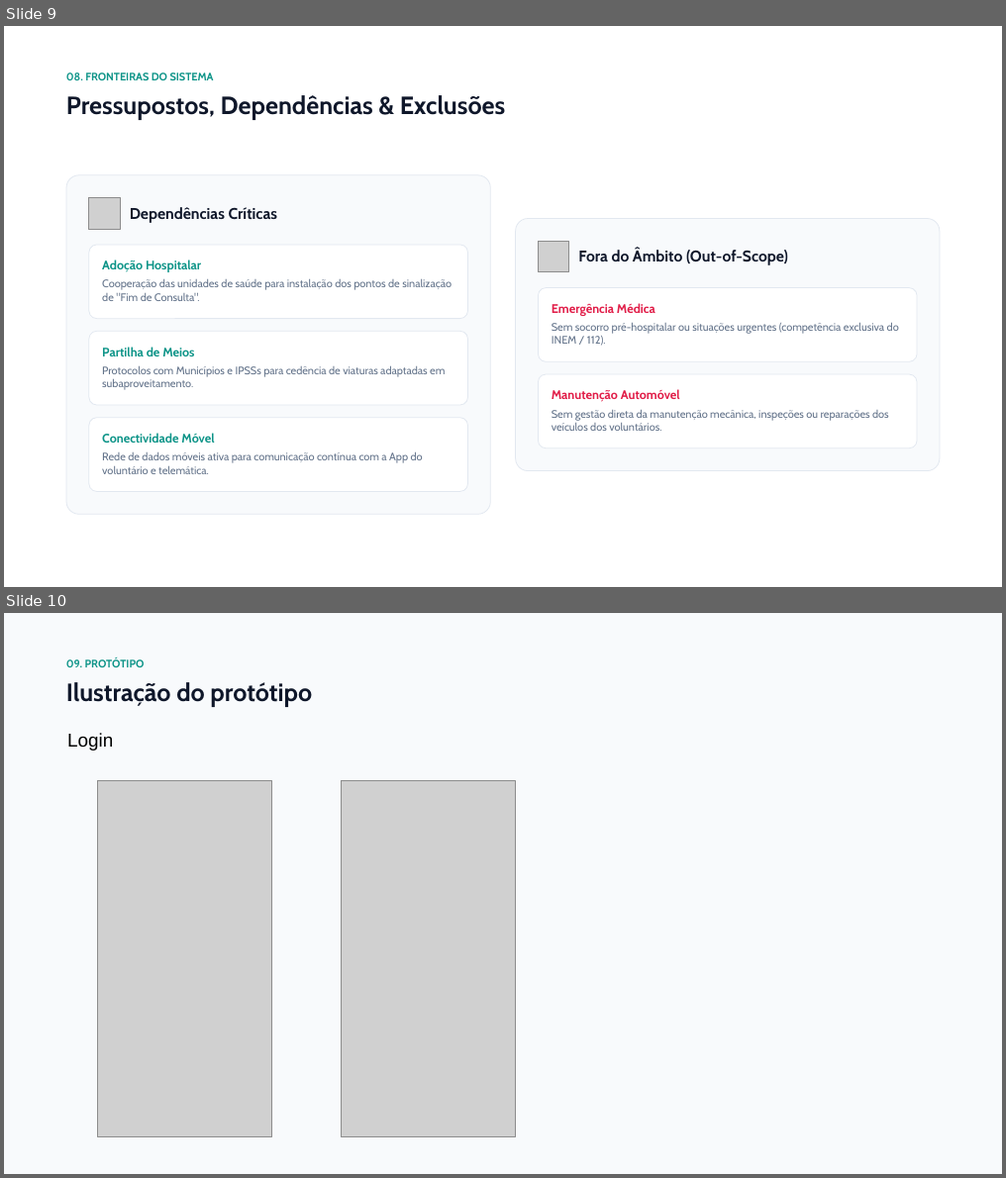
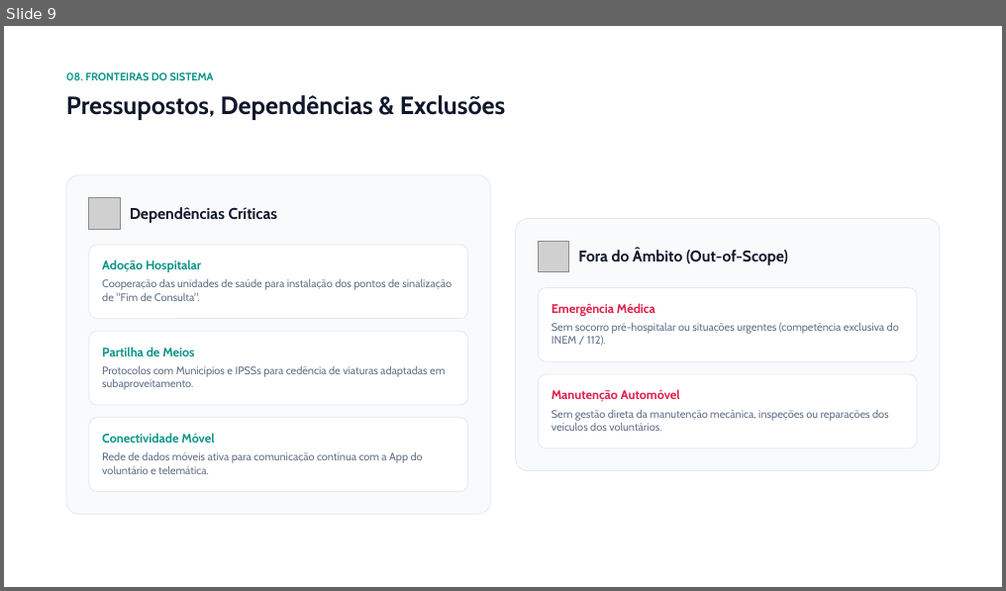
Before and after one commit to ines-vc/AS---Mobilidade-assistida-por-voluntarios-para-consultas, a slide deck: Slides/MobiAssiste - Apresentação Pitch.odp. Shown one above the other, each under a label of ours: slides 9 and 10 before the commit, slide 9 after it. The pictures are 1006x1178 and 1006x591 pixels, drawn with LibreOffice and Linux fonts; fonts in the diff are those of the drawing; grey boxes stand for pictures; background and template pictures are left out. Boxes give left, top, right and bottom in pixels: in the first picture for what was removed or moved away, otherwise in the second. Text is boxed around its words. In the diff, an @@ line names an element or a change of style, - is before the commit and + after.

```diff
--- a/Slides/MobiAssiste - Apresentação Pitch.odp
+++ b/Slides/MobiAssiste - Apresentação Pitch.odp
@@ slide 10 removed at box(4, 613, 1002, 1174), background #F8FAFC @@
@@ text removed at box(66, 658, 145, 667) @@
-09. PROTÓTIPO
@@ text removed at box(66, 682, 312, 707) @@
-Ilustração do protótipo
@@ text removed at box(67, 733, 113, 751) @@
-Login
@@ picture removed at box(98, 780, 272, 1137) @@
@@ picture removed at box(341, 780, 515, 1137) @@
```
Also in this commit, not shown: 1 other slide removed, 3 other files.
